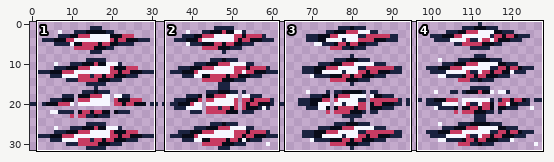
Pixel-art file, stored at game/assets/source/animation/weapon_bloodstorm_attack.aseprite. Above: a wide view before the commit, with the close-up outlined.
Close-up. The starting point:
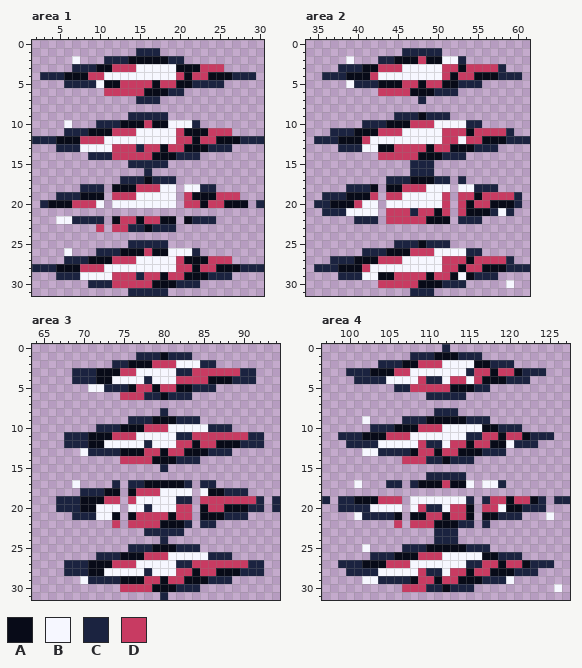
128x32 pixels, 1 frame. Shown: area 1: x 2..30, y 0..31; area 2: x 34..61, y 0..31; area 3: x 64..94, y 0..31; area 4: x 97..127, y 0..31.
Palette (. is transparent): A #080b18  B #f6f7ff  C #1b2340  D #c83b62
Pixels before, area 1, first column x 2:
 1 .............CCC.............
 2 .....B...CCCAAAAACC..........
 3 .....CCCAADDDBBBBBAAADDD.....
 4 .CCCAAADDBBBBBBBBBDADDAAACCC.
 5 ....CCCCBAADDDDADDAACCCC.....
 6 .........DDDDDAAACC..........
 7 .............CCC.............
 8 .............................
 9 ............CCCCC............
10 ....B...CCCAAADAABBBC........
11 ....CCCAAADDDBBBBBDAAADDD....
12 CCCAAADDDBBBBBBBBBDDADDAAACCC
13 ...CCCBBBBDDDCDDADDAAACCC....
14 .......CCCDDDDDAAACCC........
15 ............CCCCC............
16 ..............C..............
17 ...........CCCACCC...........
18 ......CCC.AAADDDBB.BBCC......
19 ...CCCAAA.DDDBBBBB.DAAADDD...
20 .CAAADDDB.BBBBBBBB.DDADDAAA.C
21 .............................
22 ...BBCCCC.ADDADDAA.ACCC......
23 ........D.DDCCACCC...........
24 .............................
25 ............CCCCC............
26 ....B...CCCAAADAABBBC........
27 ....CCCAAADDDBBBBBDAAADDD....
28 CCCAAADDDBBBBBBBBBDDADDAAACCC
29 ...CCCBBBBDDDCDDADDAAACCC....
30 .......CCCDDDDDAAACCC........
31 ............CCCCC............
Pixels before, area 2, first column x 35:
 1 ...........CCCCC...........
 2 ....B...CCAAADAABBC........
 3 ...CCCAADDDBBBBBDDADDDDC...
 4 .CCCAAADBBBBBBBBDADDAAACCC.
 5 ....BCCCAAADDADDAACCC......
 6 ........DDDDAAACCC.........
 7 .............C.............
 8 ...........................
 9 ..........CCCACCC..........
10 ......CCCAAADDDBBBBCC......
11 ..CCCAAADDDBBBBBDDDADDDDC..
12 CCCAAADBBBBBBBBBDDBDDAAACCC
13 ...CCCBBAADDDDADDAAACCC....
14 ........DDDDDAAACCC........
15 ............CCC............
16 ............CCC............
17 .........CCCAAACC.C........
18 ....CCCA.AADDDBBB.BBCCC....
19 .CCCAAAD.DDBBBBBD.DDADDDDC.
20 CCAAADBB.BBBBBBBD.DADDAAAC.
21 .CCCBBBB.DDDCDDAD.DAAACBC..
22 .....CCC.DDDDDAAA.CCC......
23 ...........................
24 ...........................
25 ..........CCCACCC..........
26 ......CCCAAADDDBBBBCC......
27 ..CCCAAADDDBBBBBDDDADDDDC..
28 CCCAAADBBBBBBBBBDDADDAAACCC
29 ...CCCBBAADDDDADDABACCC....
30 ........DDDDDAAACCC.....B..
31 ............CCC............
Pixels before, area 3, first column x 67:
 1 ..........CCCACCC...........
 2 .......CCAAADDDBBBCC........
 3 ..CCCAAADDBBBBBCCDDDDDDCC...
 4 ..CCCAABBBBCBBBDDDDAAACCC...
 5 ....BBCCCADDADDAACCC........
 6 ........DDDCCACCC...........
 7 ............................
 8 .............C..............
 9 .........CCCAAACCC..........
10 .....CCCAAADDDBBBBBCCC......
11 .CCCAAADDDBBBBBCCDDDDDDDCC..
12 .CCCAABBBBBCBBBDDADDAAACCC..
13 ...BCCCCAAADDADDAAACCC......
14 ........DDDDAAACCC..........
15 .............C..............
16 ............................
17 ..B....C.CCAAAAAC.CC........
18 ...CCCAA.ADDDBBBB.BAACCC....
19 CCCAAADD.DBBBBBCC.DDDDDDDC.C
20 CCCAABBB.BBCBBBDD.ADDAAACC.C
21 ..CCCBBA.ADDDDADD.AAACCC....
22 .......D.DDDDAAAC.CC........
23 ...........CCCCC............
24 .............C..............
25 .........CCCAAACCC..........
26 .....CCCAAADDDBBBBBCCC......
27 .CCCAAADDDBBBBBCCDDDDDDDCC..
28 .CCCAABBBBBCBBBDDADDAAACCC..
29 ...BCCCCAAADDADDAAACCC......
30 ........DDDDAAACCC..........
31 .............C..............
Pixels before, area 4, first column x 97:
 0 ...............C...............
 1 ...........CCCAAACCC...........
 2 .......CCCAADDDBBBBAACCC.......
 3 ...CCCAAADDBBBBBBBCDDADDACCC...
 4 ....CCCCBBBBDCCBDDBDAAACCC.....
 5 .........CCDDDDDAAACC..........
 6 .............CCCCC.............
 7 ...............................
 8 ..............CCC..............
 9 .....B....CCCAAAAACCC..........
10 ......CCCAAADDDBBBBBAACCC......
11 ..CCCAAADDDBBBBBBBCCDDADDACCC..
12 ...CCCCBBBBBDCCBDDADDAABCCC....
13 .....BBCCCCADDADDAAACCC........
14 ..........DDDCCACCC............
15 ...............................
16 .............CCCCC.............
17 ....B...CC.CAAADAAB.BBC........
18 ...............................
19 C.CCAAADDD.BBBBBBBC.CDDADDAC.CC
20 ..CCCCBBBB.BDCCBDDA.DDBAACCC...
21 ....BCCCCA.AADDADDA.AACCC...B..
22 .........D.DDDAAACC.C..........
23 ..............CCC..............
24 ..............CCC..............
25 .....B....CCCAAAAACCC..........
26 ......CCCAAADDDBBBBBAACCC......
27 ..CCCAAADDDBBBBBBBCCDDADDACCC..
28 ...CCCCBBBBBDCCBDDADDAAACCC....
29 .....BBCCCCADDADDAAACCCB.......
30 ..........DDDCCACCC..........B.
Now the later version:
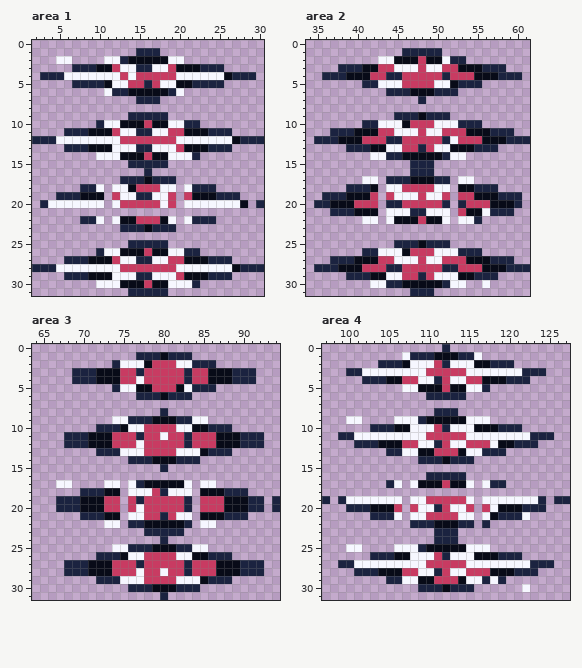
Commit message: fix(art): distinguish evolved weapon attack animations
Changes in this commit:
Changed rows in their new state; - is an unchanged pixel.
Area 1:
first column x 5:
 2 BB.---BB------BB-----
 3 --------BBCC--D---CCC
 4 -BBBBB--D-DDDDDBBBBBB
 5 -.---C-BB--CDBB------
 6 ------BCCAA----B-----
first column x 5:
10 -.----BB--------C-----
11 --------BBCC--D----CCC
12 BBBBBB--DDDDDDDBBBBBBB
13 .--CAAABBB-CBBB-------
14 ----.BBBAAA---BBB-----
first column x 4:
18 ------B-BB--------C-----
19 ---------BBCC--D-----CCC
20 BBBBBB---DDDDD-D-BBBBBBB
22 -...--B-BAAD---B-B------
23 ------.-.C--------------
26 --.----BB--------C------
27 ---------BBCC--D----CCC-
28 -BBBBBB--DDDDDDDBBBBBBB-
29 -.--CAAABBB-CBBB--------
30 -----.BBBAAA---BBB------
Area 2:
first column x 39:
 2 .---BB-------C-----
 3 ------B--D-----AACC
 4 ----DCCDDDDDCD-----
 5 ..--BBB--D-BB------
 6 ----.CCC-----------
first column x 36:
10 -------BBB-------C------
11 ---------B--D------AACC-
12 ------DDCCDDDDDCBD------
13 --.--CA-BB--CDBB--------
14 ------BBCCAA----BB------
17 -----BB----------BB-----
18 --------BB---D---AA-----
19 ---------B--D-------AACC
20 -----DD-CCDDDDDC-CD-----
21 .--CAAA-BBB-CBBB----B-C-
22 ----.BB-BAAA---B-BB-----
first column x 38:
26 -----BBB-------C------
27 -------B--D------AACC-
28 ----DDCCDDDDDCCD------
29 .--CA-BB--CDBBBA------
30 ----BBCCAA----BB--B--.
Area 3:
first column x 67:
 2 --------BBB------C-------
 3 ----------CDDDDD---AAAC--
 4 -------ADD-DDDD-C--------
 5 ----...-BBAAD---B--------
 6 --------..C--------------
 9 -------BB--------BB------
10 ---------BB---D--AA------
11 ----------CDD-DD----AAAC-
12 ------ADDD-DDDD-CD-------
13 ---..---BBB--D-BBB-------
14 --------.CCC-------------
17 BB.---BB-B------B-BB-----
18 ---------BBB-C----A------
19 ----------CDDDDD-----AAAC
20 -----ADD-D-DDDD-C-D------
21 --.--CA--BB--CDBB--------
22 ------BB-CCAA-----BB-----
25 -------BB--------BB------
26 ---------BB---D--AA------
27 ----------CDDDDD----AAAC-
28 ------ADDD-DD-D-CD-------
29 ---..---BBB--D-BBB-------
30 --------.CCC-------------
Area 4:
first column x 101:
 1 ------B--------B-----
 2 -------BBB-C---------
 3 -BBBBBB--DDDDDBBBBBBB
 4 .---AADDBB-DBBD------
 5 -----.BBAAA---BB-----
first column x 99:
 9 -BB.---BBB------BBB---------
10 ---------BBB-C---A----------
11 --BBBBBBB--DDDDDBBBBBBBB----
12 -.---AAADDBB-DBBD--B-A------
13 ---...--BBAAD---BB----------
14 --------..C-----------------
17 --.----B-B---------C--------
19 -BBBBBBB---DDDDDB-BBBBBBB---
20 .---AAAD-DBB-DBBD--BA-------
21 --..---B-BB--D-BB-B----B--.-
22 -------.-CCC----------------
25 -BB.---BBB------BBB---------
26 ---------BBB-C---A----------
27 --BBBBBBB--DDDDDBBBBBBBB----
28 -.---AAADDBB-DBBD-----------
29 ---...--BBAAD---BB-B-.------
30 --------..C------------B---.
